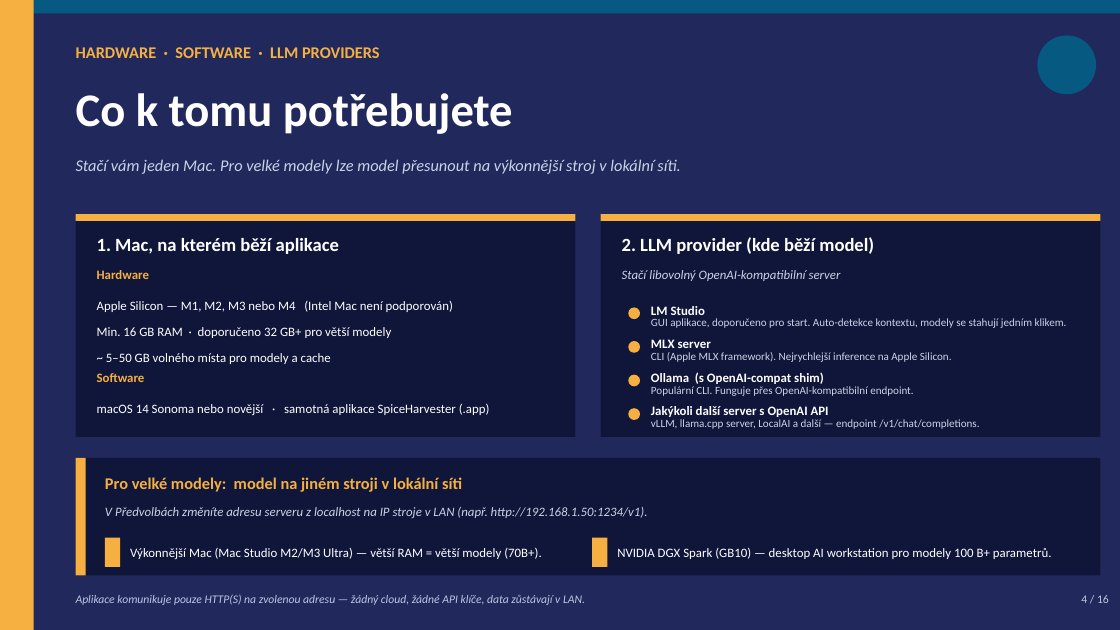
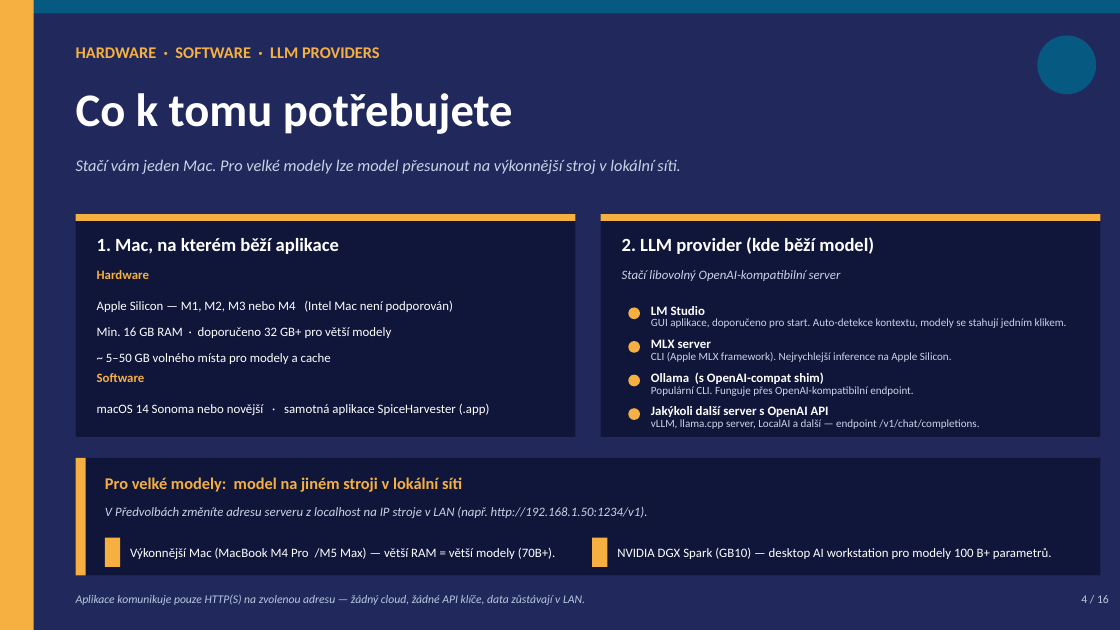
Before and after one commit to davidmasinzprahy/SpiceHarvester, a slide deck: slide 4 of docs/SpiceHarvester_Prezentace.pptx. Drawn at 1120x630 pixels with LibreOffice and Linux fonts; fonts in the diff are those of the drawing; background and template pictures are left out. Boxes give left, top, right and bottom in pixels: in the first picture for what was removed or moved away, otherwise in the second. Text is boxed around its words. In the diff, an @@ line names an element or a change of style, - is before the commit and + after.

```diff
--- a/docs/SpiceHarvester_Prezentace.pptx
+++ b/docs/SpiceHarvester_Prezentace.pptx
@@ text at (130,548,555,559): text changed @@
-Výkonnější Mac (Mac Studio M2/M3 Ultra) — větší RAM = větší modely (70B+).
+Výkonnější Mac (MacBook M4 Pro /M5 Max) — větší RAM = větší modely (70B+).
```
Also in this commit, not shown: 6 other slides changed.
